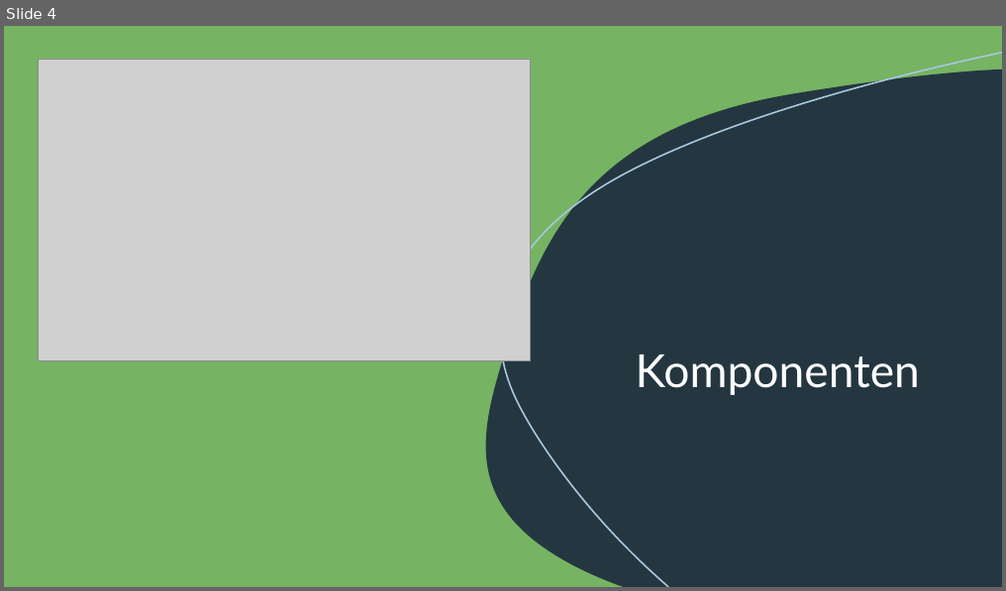
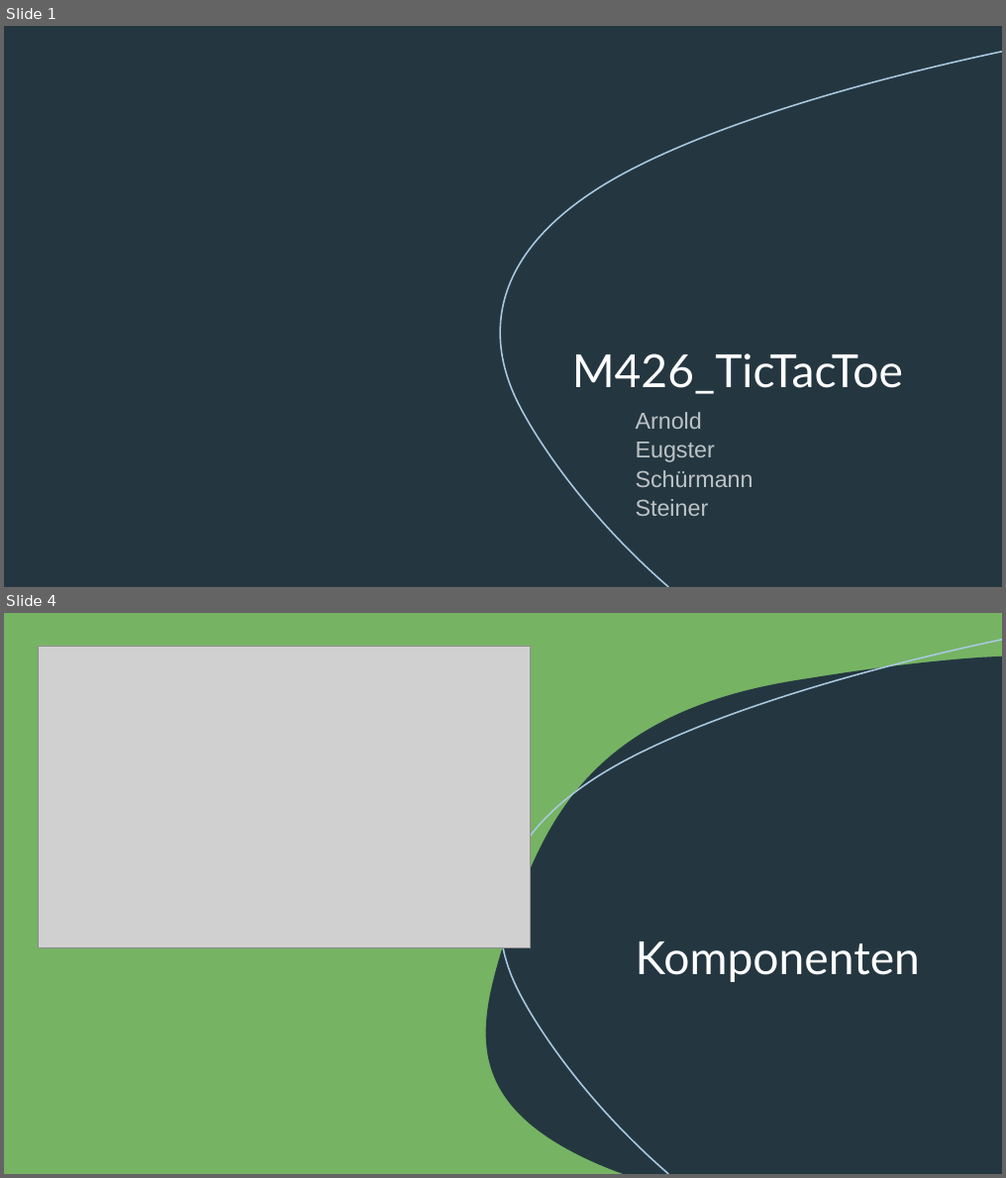
Before and after one commit to mandelbulber/M426_TicTacToe, a slide deck: documentation/Presentation.pptx. Shown one above the other, each under a label of ours: slide 4 before the commit, slides 1 and 4 after it; the slides between them are not shown. The pictures are 1006x591 and 1006x1178 pixels, drawn with LibreOffice and Linux fonts; fonts in the diff are those of the drawing; grey boxes stand for pictures; background and template pictures are left out. Boxes give left, top, right and bottom in pixels: in the first picture for what was removed or moved away, otherwise in the second. Text is boxed around its words. In the diff, an @@ line names an element or a change of style, - is before the commit and + after.

```diff
--- a/documentation/Presentation.pptx
+++ b/documentation/Presentation.pptx
@@ slide 1 added at box(4, 26, 1002, 587), background picture (left out) @@
@@ rectangle added at box(4, 26, 1002, 587), fill #243741 @@
@@ freeform shape added at box(500, 52, 1002, 587), outline #A9C8DF 1.5 pt @@
@@ freeform shape added at box(4, 82, 41, 216), fill #8995D3 @@
@@ freeform shape added at box(486, 70, 1002, 587), fill #243741 @@
@@ title added at box(572, 354, 903, 394), 44 pt, text #FFFFFF @@
+M426_TicTacToe
@@ subtitle added at box(636, 412, 753, 516), 22.2 pt, text #FFFFFF at 70% opacity @@
+Arnold
+Eugster
+Schürmann
+Steiner
@@ freeform shape added at box(602, 529, 963, 587), outline #63B493 1 pt @@
@@ freeform shape added at box(672, 537, 1002, 587), fill #76B363 @@
```
Also in this commit, not shown: 1 slide changed, 4 other slides added, 3 slides removed.
